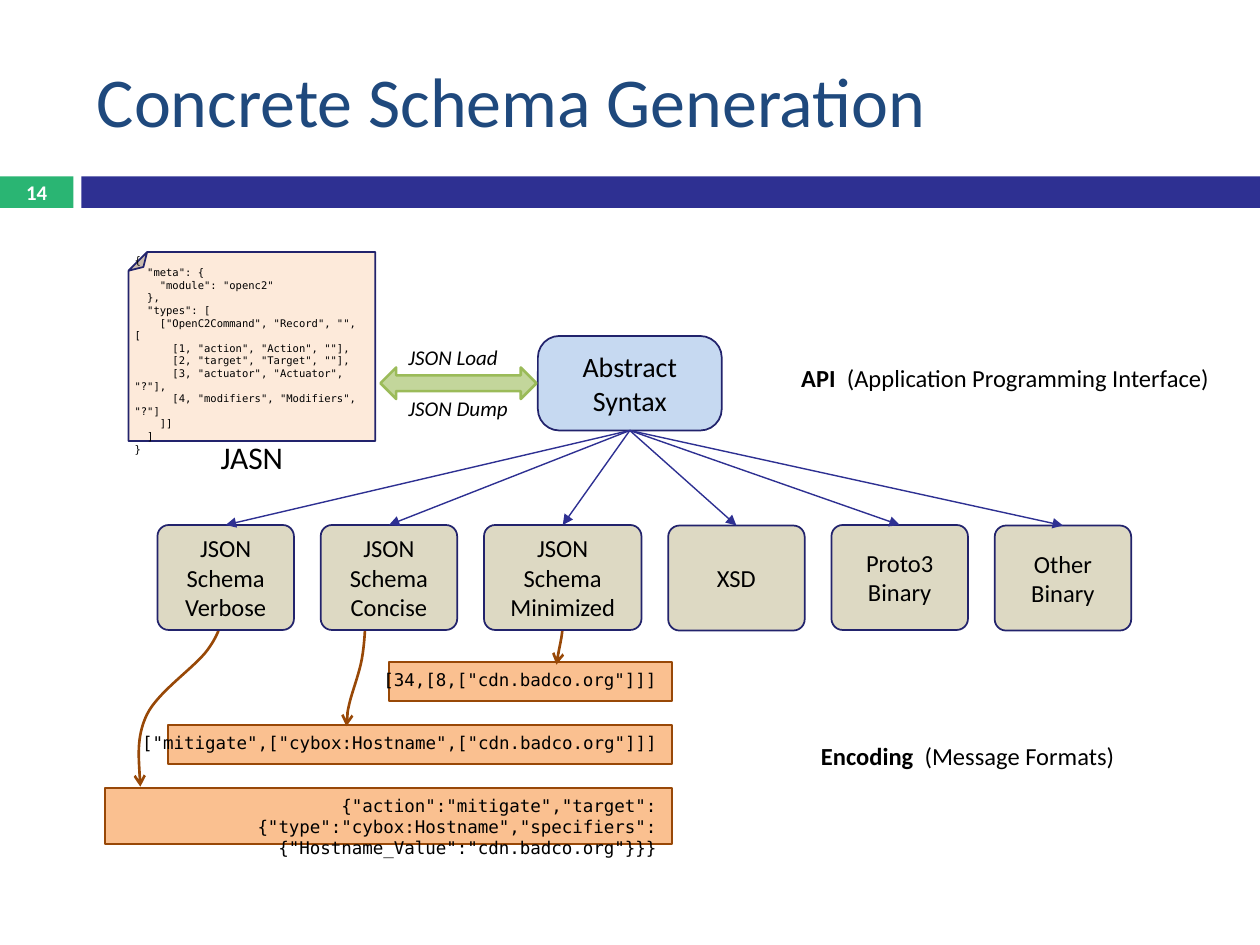
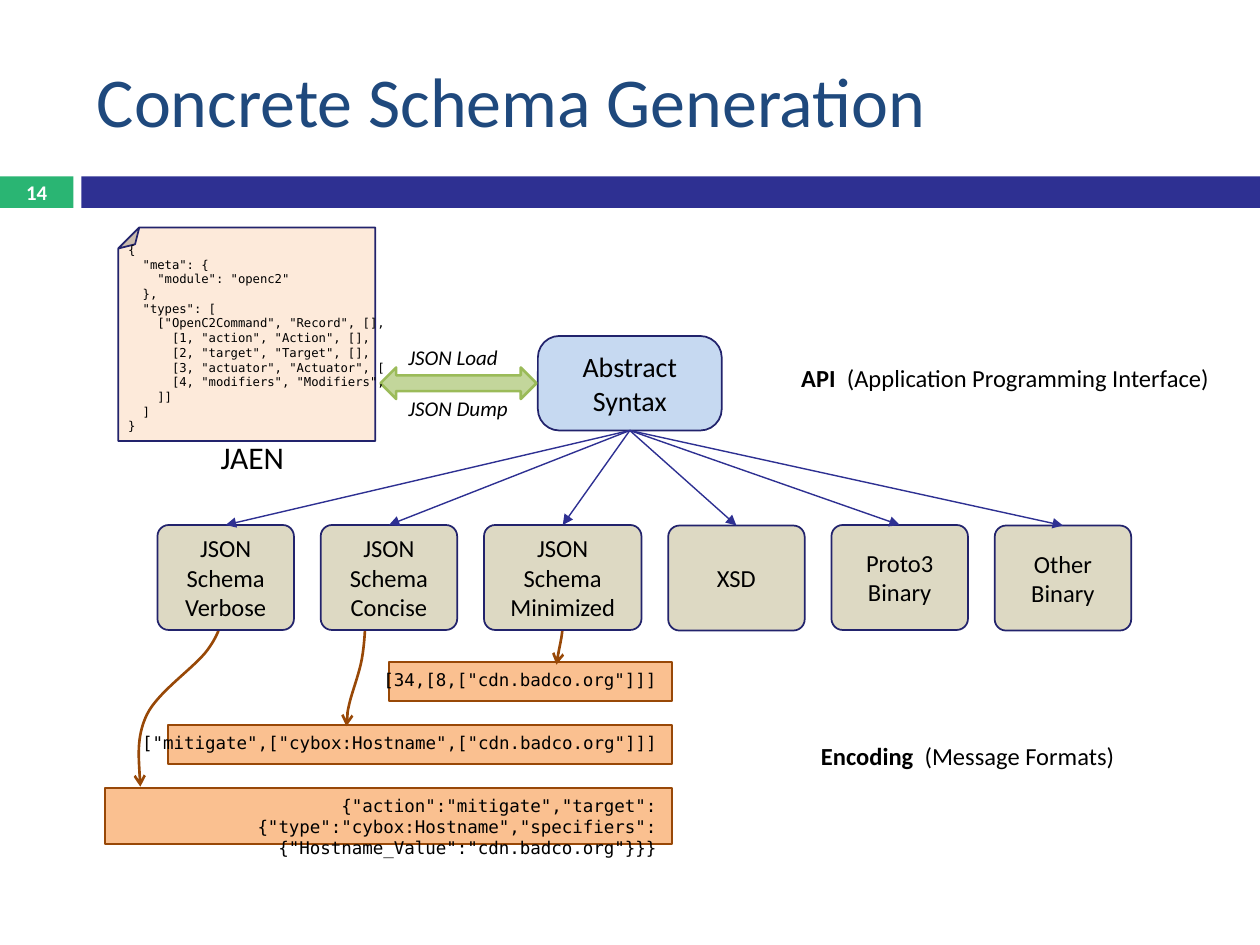
Before and after one commit to OpenC2-org/openc2-org, a slide deck: slide 14 of meetings/2016-09-29/sep/OpenC2 Schema.pptx. Drawn at 1260x945 pixels with LibreOffice and Linux fonts; fonts in the diff are those of the drawing. Boxes give left, top, right and bottom in pixels: in the first picture for what was removed or moved away, otherwise in the second. Text is boxed around its words. In the diff, an @@ line names an element or a change of style, - is before the commit and + after.

Commit message:
Schema slides update

```diff
--- a/meetings/2016-09-29/sep/OpenC2 Schema.pptx
+++ b/meetings/2016-09-29/sep/OpenC2 Schema.pptx
@@ text "{": place and size @@
-text "{" at bbox=[147, 268, 356, 404]
+text "{" at bbox=[143, 260, 385, 389]
@@ folded corner: place and size @@
-folded corner at bbox=[129, 252, 375, 441]
+folded corner at bbox=[118, 227, 375, 441]
@@ text at bbox=[143, 260, 290, 316]: size 6 to 7 pt in "{", ""meta": {", ""module": "openc2"", "}," and 4 more places @@
@@ text at bbox=[157, 318, 385, 389]: text changed; size 6 to 7 pt @@
-["OpenC2Command", "Record", "", [
-[1, "action", "Action", ""],
-[2, "target", "Target", ""],
-[3, "actuator", "Actuator", "?"],
-[4, "modifiers", "Modifiers", "?"]
+["OpenC2Command", "Record", [],
+[1, "action", "Action", [],
+[2, "target", "Target", [],
+[3, "actuator", "Actuator", [
+[4, "modifiers", "Modifiers",
@@ text at bbox=[221, 448, 284, 470]: text changed @@
-JASN
+JAEN
```
Also in this commit, not shown: 5 other slides changed, 1 other file.
